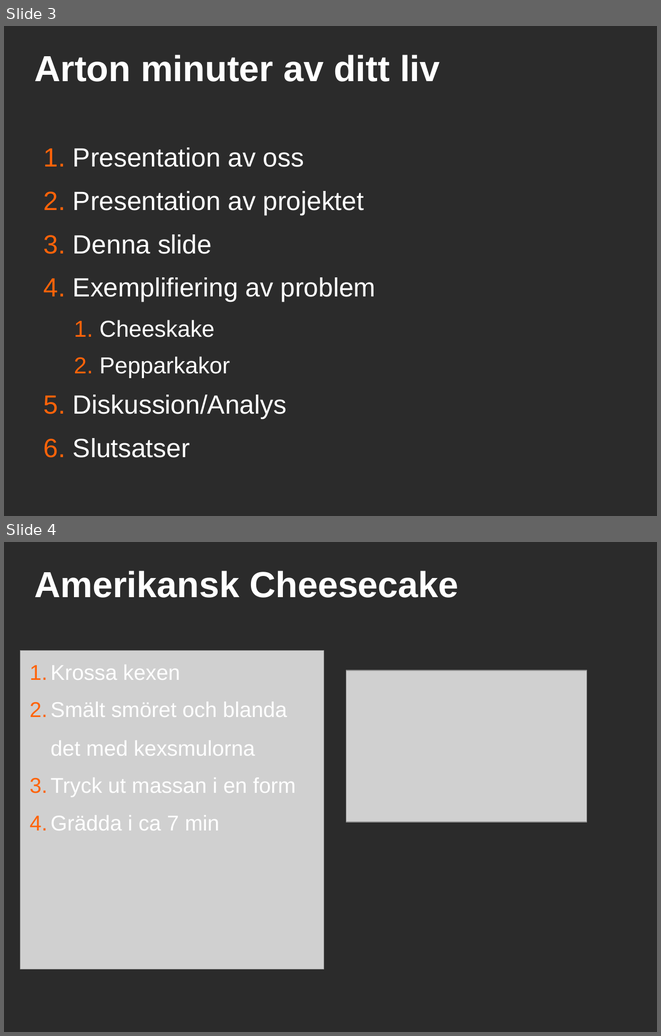
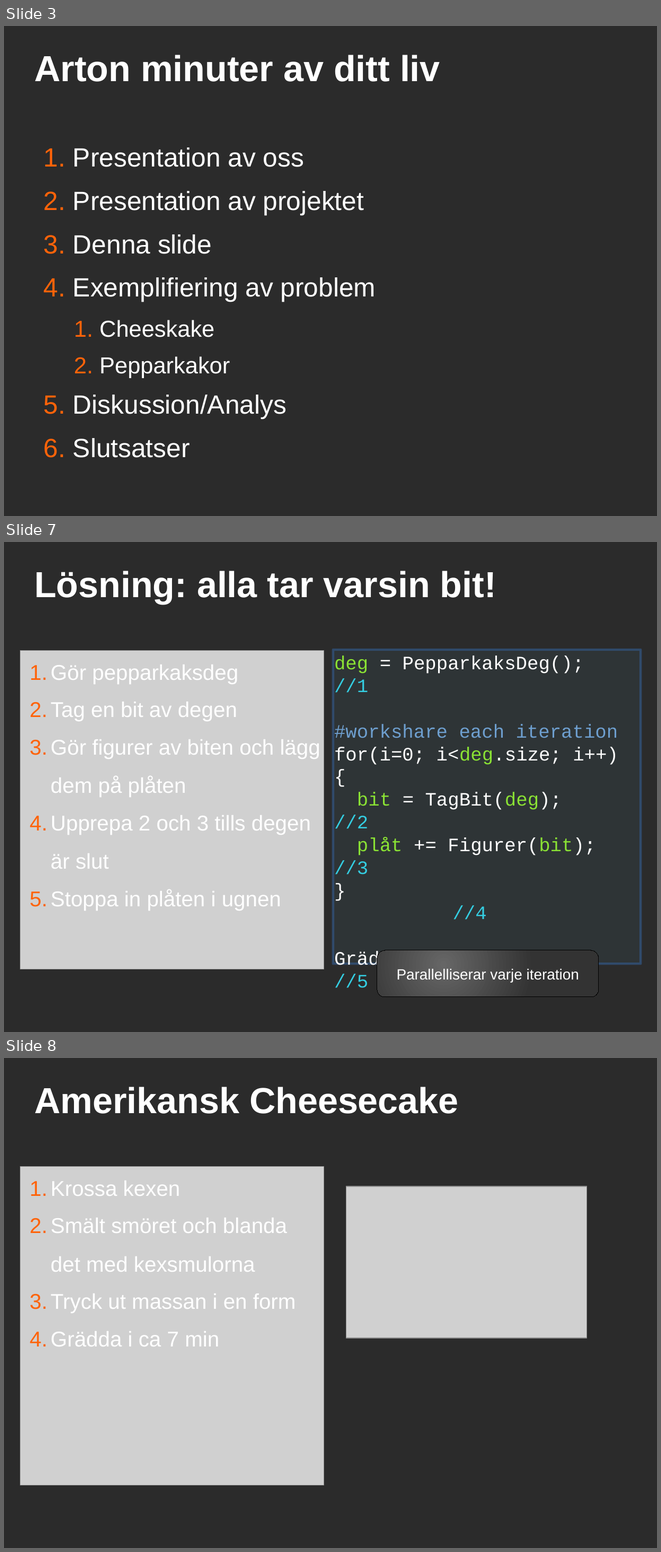
Before and after one commit to saifthe1/openfoam-openmp, a slide deck: presentation/pres.odp. Shown one above the other, each under a label of ours: slides 3 and 4 before the commit, slides 3, 7 and 8 after it; the slides between them are not shown. The pictures are 661x1036 and 661x1552 pixels, drawn with LibreOffice and Linux fonts; fonts in the diff are those of the drawing; grey boxes stand for pictures; background and template pictures are left out; a plain dark background stands for a picture behind light text. Boxes give left, top, right and bottom in pixels: in the first picture for what was removed or moved away, otherwise in the second. Text is boxed around its words. In the diff, an @@ line names an element or a change of style, - is before the commit and + after.

```diff
--- a/presentation/pres.odp
+++ b/presentation/pres.odp
@@ slide 7 added at [4,542,657,1032], background picture (left out) @@
@@ title added at [34,571,496,604], 44 pt, text #FFFFFF, bold @@
+Lösning: alla tar varsin bit!
@@ picture added at [20,651,324,969] @@
@@ text added at [334,650,641,970], fill #2E3436, outline #3465A4 2.83 pt, 23 pt, text #FFFFFF @@
+deg = PepparkaksDeg(); //1
+#workshare each iteration
+for(i=0; i<deg.size; i++)
+{
+bit = TagBit(deg); //2
+plåt += Figurer(bit); //3
+} //4
+Grädda(plåt); //5
@@ text added at [51,664,320,910], 26 pt, text #FFFFFF @@
+1. Gör pepparkaksdeg
+2. Tag en bit av degen
+3. Gör figurer av biten och lägg
+   dem på plåten
+4. Upprepa 2 och 3 tills degen
+   är slut
+5. Stoppa in plåten i ugnen
@@ rounded rectangle added at [377,950,599,997], fill gradient #666666 to #333333, outline #000000 0 pt, 18 pt, text #FFFFFF @@
+Parallelliserar varje iteration
@@ what was slide 4 is now slide 8 @@
```
Also in this commit, not shown: 2 slides changed, 3 other slides added.
